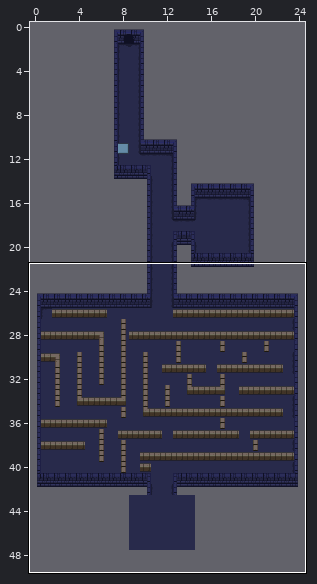
An edit to a level. Tiled map, assets/map.tmx. Above, an overview of the earlier version with the close-up marked.
Close-up. Before:
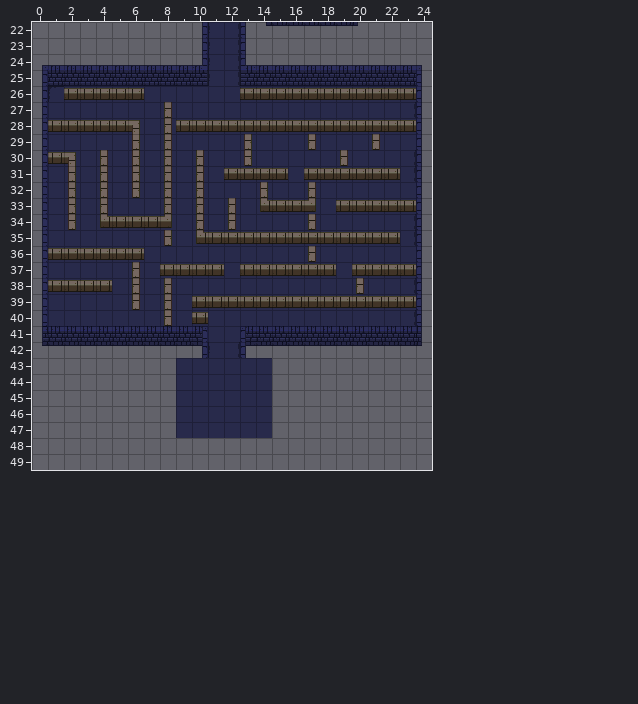
Cells are 16x16 px. Shown: x 0..24, y 22..49.
Once edited:
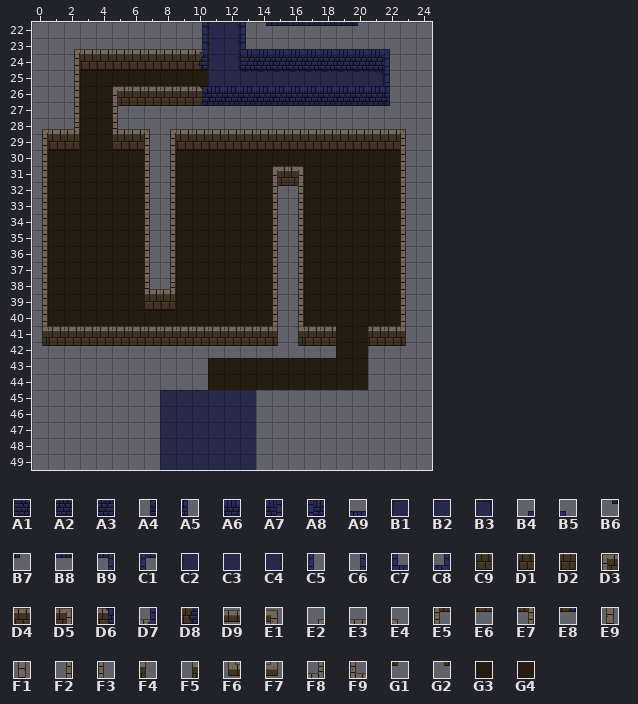
Key: from "tileset": A1 3, A2 4, A3 5, A4 6, A5 7, A6 8, A7 9, A8 10, A9 14, B1 16, B2 17, B3 18, B4 19, B5 21, B6 22, B7 23, B8 24, B9 25, C1 26, C2 32, C3 33, C4 34, C5 35, C6 37, C7 51, C8 53, C9 60, D1 61, D2 62, D3 67, D4 68, D5 69, D6 71, D7 72, D8 73, D9 74, E1 75, E2 76, E3 77, E4 78, E5 83, E6 84, E7 85, E8 87, E9 89, F1 91, F2 92, F3 94, F4 99, F5 101, F6 105, F7 107, F8 108, F9 110, G1 115, G2 117, G3 125, G4 126.
__ is an empty cell, ## one hidden under a higher layer.
Author's note on the commit: Add maze outline and boulder
The edit:
Layer "background":
y 23: x 2..10 __ __ __ __ __ __ __ __ C6 -> E2 E3 E3 E3 E3 E3 E3 E3 D7; x 13..22 C5 __ __ __ __ __ __ __ __ __ -> C7 A9 A9 A9 A9 A9 A9 A9 A9 B5
y 24: x 0..10 B4 A9 A9 A9 A9 A9 A9 A9 A9 A9 C8 -> __ __ F2 D1 D1 D1 D1 D1 D1 D1 D8; x 13..24 C7 A9 A9 A9 A9 A9 A9 A9 A9 A9 A9 B5 -> A1 A2 A2 A2 A2 A2 A2 A2 A2 C5 __ __
y 25: x 0..24 C6 A2 A2 A2 A2 A2 A2 A2 A2 A2 A3 C2 C4 A1 A2 A2 A2 A2 A2 A2 A2 A2 A2 A2 C5 -> __ __ F2 G3 G3 G3 G3 G3 G4 G3 G3 C3 C3 B2 B2 B2 B2 B2 B2 B2 B2 B3 C5 __ __
y 26: x 0..10 C6 B1 C3 C3 C3 C3 C3 C3 C3 C3 C3 -> __ __ F2 G3 G3 ## ## ## ## ## ##; x 22..24 C3 C3 C5 -> __ __ __
y 27: x 0..24 C6 C3 C3 C3 C3 C3 C3 C3 C3 C3 C3 C3 C3 C3 C3 C3 C3 C3 C3 C3 C3 C3 C3 C4 C5 -> __ __ F2 G3 G3 F3 __ __ __ __ __ __ __ __ __ __ __ __ __ __ __ __ __ __ __
y 28: x 0..24 C6 C3 C3 C3 C3 C3 C3 C3 C3 C3 C3 C3 C3 C3 C3 C3 C3 C3 C3 C3 C3 C3 C3 C3 C5 -> E2 E3 F8 G3 G3 F9 E3 E4 E2 E3 E3 E3 E3 E3 E3 E3 E3 E3 E3 E3 E3 E3 E3 E4 __
y 29: x 0..24 C6 C3 C3 C3 C3 C3 C3 C3 C3 C3 C3 C3 C3 C3 C3 C3 C3 C3 C3 C3 C3 C3 C3 C3 C5 -> F2 D1 D2 G3 G3 C9 D1 F3 F2 D1 D1 D1 D1 D1 D1 D1 D1 D1 D1 D1 D1 D1 D1 F3 __
y 30: x 0..24 C6 C3 C3 C3 C3 C3 C3 C3 C3 C3 C3 C3 C3 C3 C3 C3 C3 C3 C3 C3 C3 C3 C3 C4 C5 -> F2 G3 G3 G3 G3 G3 G4 F3 F2 G4 G3 G3 G3 G3 G3 G3 G3 G3 G3 G3 G3 G3 G3 F3 __
y 31: x 0..24 C6 C3 C3 C3 C3 C3 C3 C3 C3 C3 C3 C3 C3 C3 C3 C3 C3 C3 C3 C3 C3 C3 C3 C4 C5 -> F2 G3 G3 G3 G3 G3 G3 F3 F2 G3 G3 G3 G3 G3 G3 ## ## G3 G3 G3 G3 G3 G3 F3 __
y 32: x 0..24 C6 C3 C3 C3 C3 C3 C3 C3 C3 C3 C3 C3 C3 C3 C3 C3 C3 C3 C3 C3 C3 C3 C3 C3 C5 -> F2 G3 G3 G3 G3 G3 G3 F3 F2 G3 G3 G3 G3 G3 G3 __ __ G3 G3 G3 G3 G3 G3 F3 __
y 33: x 0..24 C6 C3 C3 C3 C3 C3 C3 C3 C3 C3 C3 C3 C3 C3 C3 C3 C3 C3 C3 C3 C3 C3 C3 C3 C5 -> F2 G3 G3 G3 G3 G3 G3 F3 F2 G3 G3 G3 G3 G3 G3 F3 F2 G3 G3 G3 G3 G3 G4 F3 __
y 34: x 0..24 C6 C3 C3 C3 C3 C3 C3 C3 C3 C3 C3 C3 C3 C3 C3 C3 C3 C3 C3 C3 C3 C3 C3 C4 C5 -> F2 G3 G3 G3 G3 G3 G3 F3 F2 G3 G3 G3 G3 G3 G3 F3 F2 G3 G4 G3 G3 G3 G3 F3 __
y 35: x 0..24 C6 C3 C3 C3 C3 C3 C3 C3 C3 C3 C3 C3 C3 C3 C3 C3 C3 C3 C3 C3 C3 C3 C3 C4 C5 -> F2 G3 G3 G3 G3 G3 G3 F3 F2 G3 G3 G3 G3 G3 G3 F3 F2 G3 G3 G3 G3 G3 G3 F3 __
y 36: x 0..24 C6 C3 C3 C3 C3 C3 C3 C3 C3 C3 C3 C3 C3 C3 C3 C3 C3 C3 C3 C3 C3 C3 C3 C3 C5 -> F2 G3 G3 G3 G3 G3 G3 F3 F2 G3 G3 G3 G3 G3 G3 F3 F2 G3 G3 G3 G3 G3 G3 F3 __
y 37: x 0..24 C6 C3 C3 C3 C3 C3 C3 C3 C3 C3 C3 C3 C3 C3 C3 C3 C3 C3 C3 C3 C3 C3 C3 C3 C5 -> F2 G3 G3 G3 G3 G3 G3 F3 F2 G3 G3 G3 G3 G4 G3 F3 F2 G3 G3 G3 G3 G3 G3 F3 __
y 38: x 0..24 C6 C3 C3 C3 C3 C3 C3 C3 C3 C3 C3 C3 C3 C3 C3 C3 C3 C3 C3 C3 C3 C3 C3 C4 C5 -> F2 G3 G3 G3 G3 G3 G3 F9 F8 G3 G3 G3 G3 G3 G3 F3 F2 G3 G3 G3 G3 G3 G3 F3 __
y 39: x 0..24 C6 C3 C3 C3 C3 C3 C3 C3 C3 C3 C3 C3 C3 C3 C3 C3 C3 C3 C3 C3 C3 C3 C3 C3 C5 -> F2 G3 G3 G3 G3 G3 G3 C9 D2 G3 G3 G3 G3 G3 G3 F3 F2 G3 G3 G3 G3 G3 G3 F3 __
y 40: x 0..24 C6 C3 C3 C3 C3 C3 C3 C3 C3 C3 C3 C3 C3 C3 C3 C3 C3 C3 C3 C3 C3 C3 C3 C4 C5 -> F2 G3 G3 G3 G3 G3 G3 G3 G3 G3 G3 G3 G3 G3 G3 F3 F2 G3 G3 G3 G3 G3 G3 F3 __
y 41: x 11..12 C3 C3 -> ## ##; x 15..16 ## ## -> __ __; x 19..20 ## ## -> G3 G3; x 23..24 ## C5 -> F3 __
y 42: x 11..12 C2 C4 -> __ __; x 19..20 __ __ -> G3 G3
y 43..44: x 9..20 C3 C3 C3 C3 C3 C3 __ __ __ __ __ __ -> __ __ G3 G3 G3 G3 G3 G3 G3 G3 G3 G3
y 45..47: x 8 __ -> C3; x 14 C3 -> __
y 48..49: x 8..13 __ __ __ __ __ __ -> C3 C3 C3 C3 C3 C3
Layer "maze" (removed):
y 26: x 2..6 D9 D9 D9 D9 D9 -> __ __ __ __ __; x 13..23 D9 D9 D9 D9 D9 D9 D9 D9 D9 D9 D9 -> __ __ __ __ __ __ __ __ __ __ __
y 27: x 8 E9 -> __
y 28: x 1..6 D9 D9 D9 D9 D9 E1 -> __ __ __ __ __ __; x 8..23 E9 D9 D9 D9 D9 D9 D9 D9 D9 D9 D9 D9 D9 D9 D9 D9 -> __ __ __ __ __ __ __ __ __ __ __ __ __ __ __ __
y 29: x 6 F1 -> __; x 8 E9 -> __; x 13 F1 -> __; x 17 E9 -> __; x 21 E9 -> __
y 30: x 1..2 D9 E1 -> __ __; x 4 E9 -> __; x 6 F1 -> __; x 8 E9 -> __; x 10 E9 -> __; x 13 F1 -> __; x 19 E9 -> __
y 31: x 2 F1 -> __; x 4 E9 -> __; x 6 F1 -> __; x 8 E9 -> __; x 10 E9 -> __; x 12..15 D9 D9 D9 D9 -> __ __ __ __; x 17..22 D9 D9 D9 D9 D9 D9 -> __ __ __ __ __ __
y 32: x 2 F1 -> __; x 4 E9 -> __; x 6 F1 -> __; x 8 E9 -> __; x 10 E9 -> __; x 14 F1 -> __; x 17 E9 -> __
y 33: x 2 F1 -> __; x 4 E9 -> __; x 8 E9 -> __; x 10 E9 -> __; x 12 E9 -> __; x 14..17 F6 D9 D9 F7 -> __ __ __ __; x 19..23 D9 D9 D9 D9 D9 -> __ __ __ __ __
y 34: x 2 F1 -> __; x 4..8 F6 D9 D9 D9 F7 -> __ __ __ __ __; x 10 E9 -> __; x 12 E9 -> __; x 17 E9 -> __
y 35: x 8 F1 -> __; x 10..22 F6 D9 D9 D9 D9 D9 D9 D9 D9 D9 D9 D9 D9 -> __ __ __ __ __ __ __ __ __ __ __ __ __
y 36: x 1..6 D9 D9 D9 D9 D9 D9 -> __ __ __ __ __ __; x 17 E9 -> __
y 37: x 6 E9 -> __; x 8..11 D9 D9 D9 D9 -> __ __ __ __; x 13..18 D9 D9 D9 D9 D9 D9 -> __ __ __ __ __ __; x 20..23 D9 D9 D9 D9 -> __ __ __ __
y 38: x 1..4 D9 D9 D9 D9 -> __ __ __ __; x 6 E9 -> __; x 8 E9 -> __; x 20 E9 -> __
y 39: x 6 E9 -> __; x 8 E9 -> __; x 10..23 D9 D9 D9 D9 D9 D9 D9 D9 D9 D9 D9 D9 D9 D9 -> __ __ __ __ __ __ __ __ __ __ __ __ __ __
y 40: x 8 E9 -> __; x 10 D9 -> __
y 41: x 15..16 ## ## -> __ __; x 19..20 ## ## -> __ __; x 23 ## -> __
Layer "foreground":
y 26: x 5..22 __ __ __ __ __ __ __ __ __ __ __ __ __ __ __ __ __ __ -> D3 D4 D4 D4 D4 D6 A6 A6 A6 A6 A6 A6 A6 A6 A6 A6 A6 A5
y 27: x 5..22 __ __ __ __ __ __ __ __ __ __ __ __ __ __ __ __ __ __ -> E5 E6 E6 E6 E6 E8 B8 B8 B8 B8 B8 B8 B8 B8 B8 B8 B8 B7
y 31: x 15..16 __ __ -> D3 D5
y 32: x 15..16 __ __ -> E5 E7
y 41: x 0..24 A4 A6 A6 A6 A6 A6 A6 A6 A6 A6 A7 __ __ A8 A6 A6 A6 A6 A6 A6 A6 A6 A6 A6 A5 -> F5 D4 D4 D4 D4 D4 D4 D4 D4 D4 D4 D4 D4 D4 D4 F4 F5 D4 D4 __ __ D4 D4 F4 __
y 42: x 0..24 B6 B8 B8 B8 B8 B8 B8 B8 B8 B8 B9 __ __ C1 B8 B8 B8 B8 B8 B8 B8 B8 B8 B8 B7 -> G2 E6 E6 E6 E6 E6 E6 E6 E6 E6 E6 E6 E6 E6 E6 G1 G2 E6 E6 __ __ E6 E6 G1 __
Changed places in both close-ups, as pixel boxes (x1, y1, x2, y2):
changed: (42, 49, 422, 470)
